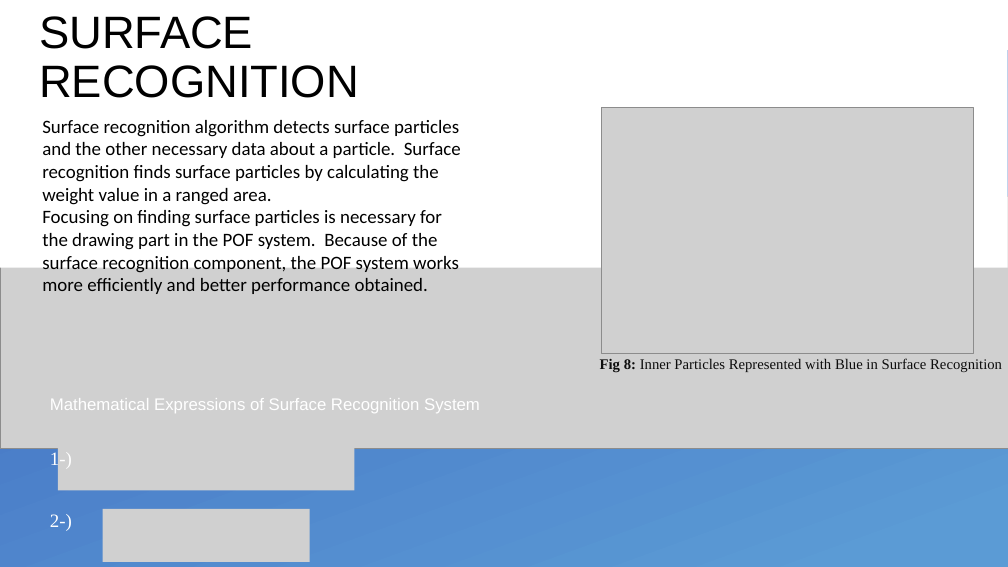
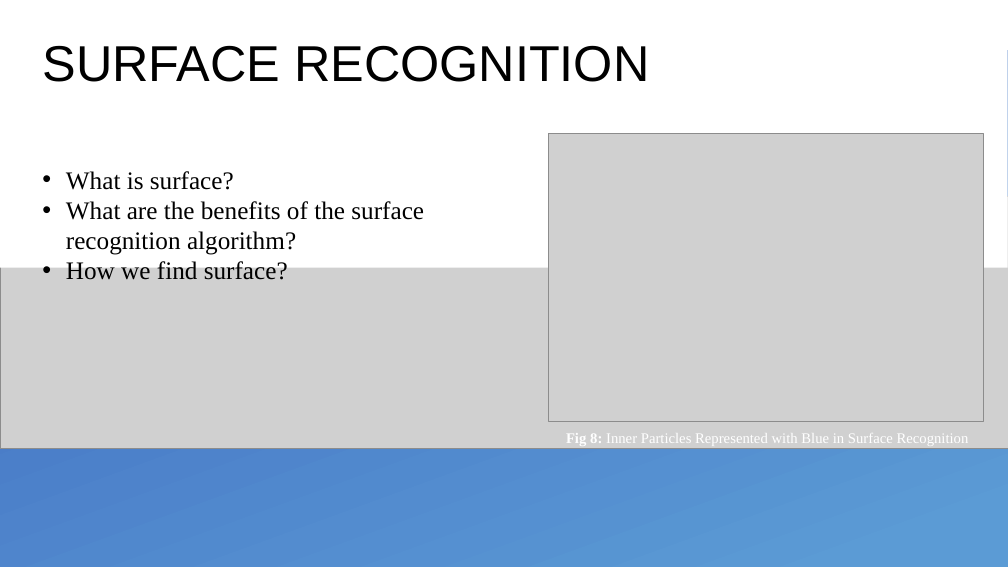
Before and after one commit to BudakBaran/POF, a slide deck: slide 7 of Docs/Documents/Slide/New version/POFslide v1.pptx (slide 8 before the commit). Drawn at 1008x567 pixels with LibreOffice and Linux fonts; fonts in the diff are those of the drawing; grey boxes stand for pictures. Boxes give left, top, right and bottom in pixels: in the first picture for what was removed or moved away, otherwise in the second. Text is boxed around its words. In the diff, an @@ line names an element or a change of style, - is before the commit and + after.

```diff
--- a/Docs/Documents/Slide/New version/POFslide v1.pptx
+++ b/Docs/Documents/Slide/New version/POFslide v1.pptx
@@ title "SURFACE RECOGNITION": place and size @@
-title "SURFACE RECOGNITION" at <box>39,16,359,98</box>
+title "SURFACE RECOGNITION" at <box>42,45,649,82</box>
@@ title "SURFACE RECOGNITION" at <box>42,45,649,82</box>: size 43.2 to 48 pt @@
@@ picture: place and size @@
-picture at <box>601,107,973,353</box>
+picture at <box>548,134,983,421</box>
@@ text at <box>66,171,424,280</box>: text changed; size 18 to 24 pt; font Calibri to Times New Roman @@
-Surface recognition algorithm detects surface particles and the other necessary data about a particle. Surface recognition finds surface particles by calculating the weight value in a ranged area.
-Focusing on finding surface particles is necessary for the drawing part in the POF system. Because of the surface recognition component, the POF system works more efficiently and better performance obtained.
+• What is surface?
+• What are the benefits of the surface recognition algorithm?
+• How we find surface?
@@ text removed at <box>50,398,480,413</box> @@
-Mathematical Expressions of Surface Recognition System
@@ picture removed at <box>57,426,354,491</box> @@
@@ text "Fig 8: Inner Particles Represented ...": place and size @@
-text "Fig 8: Inner Particles Represented ..." at <box>600,358,1002,372</box>
+text "Fig 8: Inner Particles Represented ..." at <box>566,433,969,446</box>
@@ text "Fig 8: Inner Particles Represented ..." at <box>566,433,969,446</box>: text colour #0D0D0D to #FFFFFF @@
@@ text removed at <box>50,451,72,470</box> @@
-1-)
@@ picture removed at <box>103,509,310,562</box> @@
@@ text removed at <box>50,514,72,531</box> @@
-2-)
```
Also in this commit, not shown: 8 other slides changed, 2 slides added, 2 slides removed, 46 other files.
